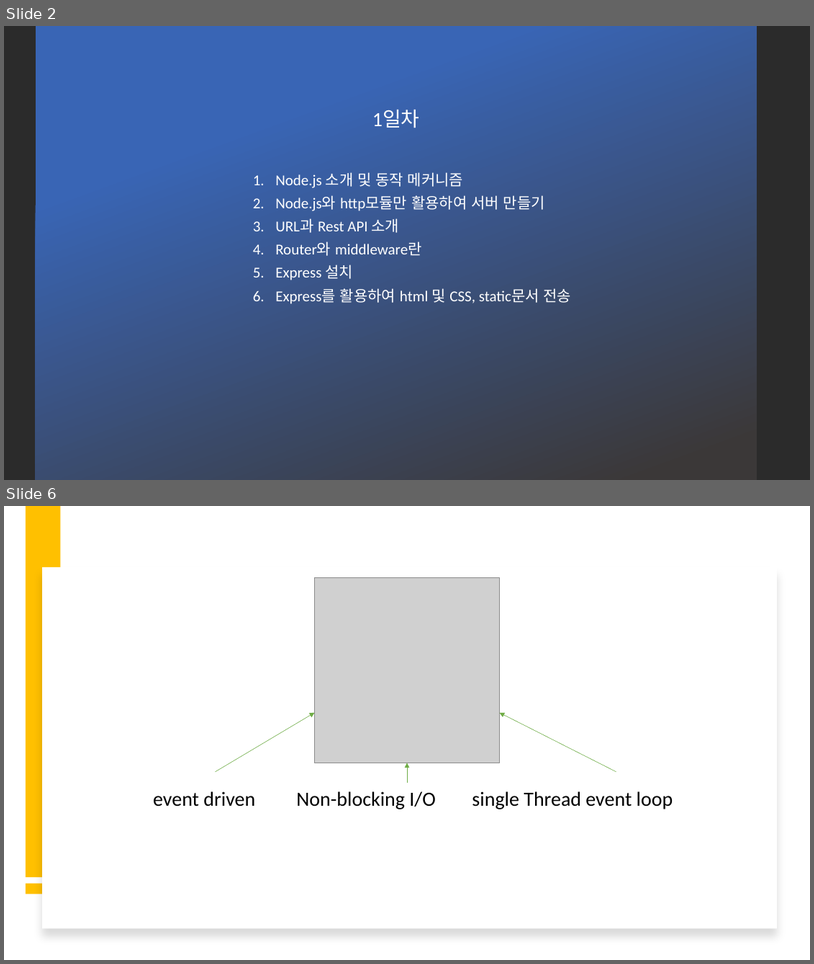
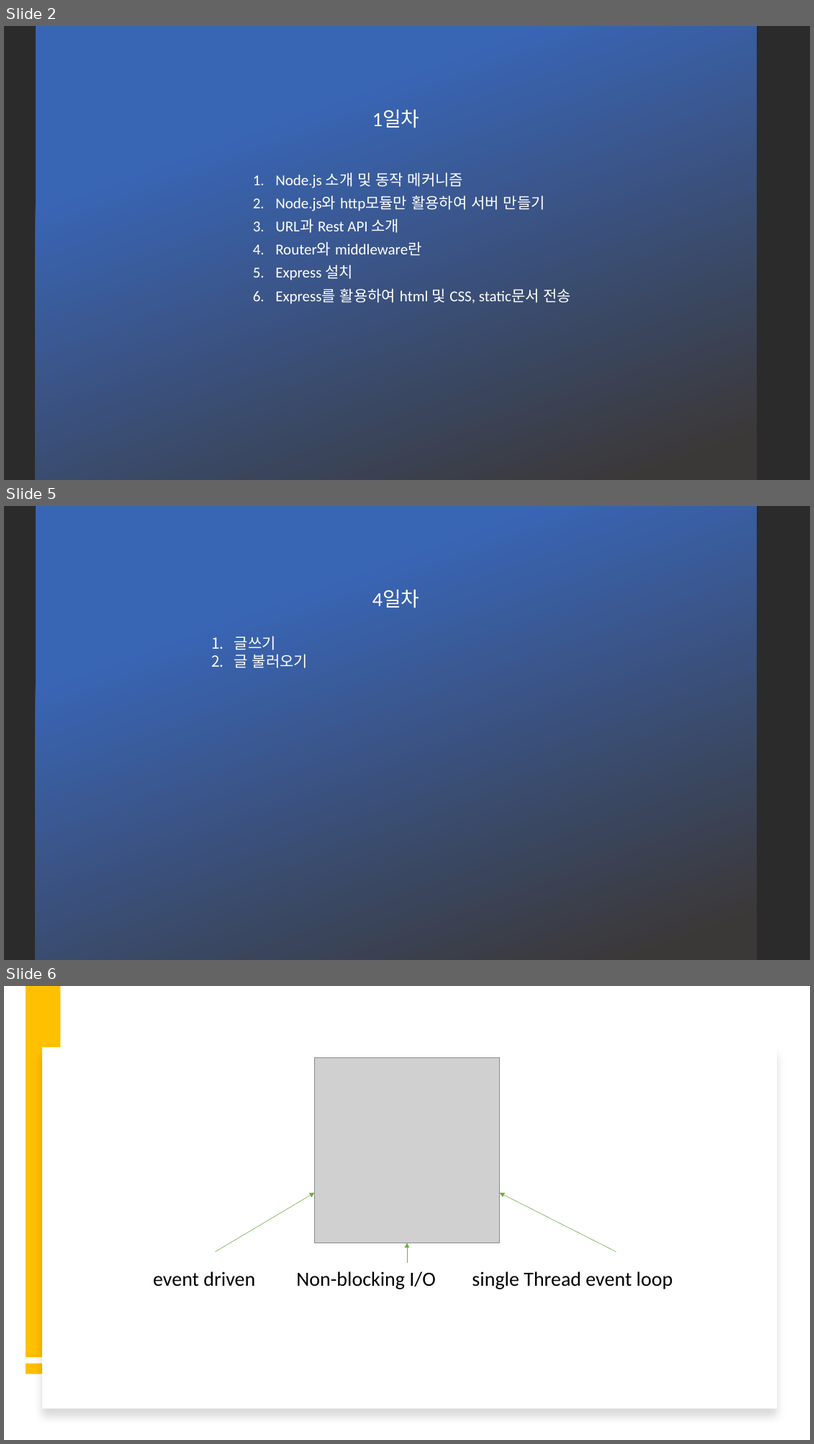
Before and after one commit to DaeguDude/jasmine, a slide deck: Jasmin_hokeys/Express/express-1.pptx. Shown one above the other, each under a label of ours: slides 2 and 6 before the commit, slides 2, 5 and 6 after it; the slides between them are not shown. The pictures are 814x964 and 814x1444 pixels, drawn with LibreOffice and Linux fonts; fonts in the diff are those of the drawing; grey boxes stand for pictures; background and template pictures are left out; a plain dark background stands for a picture behind light text. Boxes give left, top, right and bottom in pixels: in the first picture for what was removed or moved away, otherwise in the second. Text is boxed around its words. In the diff, an @@ line names an element or a change of style, - is before the commit and + after.

```diff
--- a/Jasmin_hokeys/Express/express-1.pptx
+++ b/Jasmin_hokeys/Express/express-1.pptx
@@ slide 5 added at (4, 506, 810, 960), background picture (left out) @@
@@ rectangle added at (36, 506, 757, 960), fill gradient #3965B5 to #3B3838 @@
@@ text added at (373, 590, 420, 608), 24 pt, text #FFFFFF @@
+4일차
@@ text added at (234, 636, 308, 668), 18 pt, text #FFFFFF @@
+1. 글쓰기
+2. 글 불러오기
```
Also in this commit, not shown: 1 slide changed, 1 slide removed, 4 other files.
